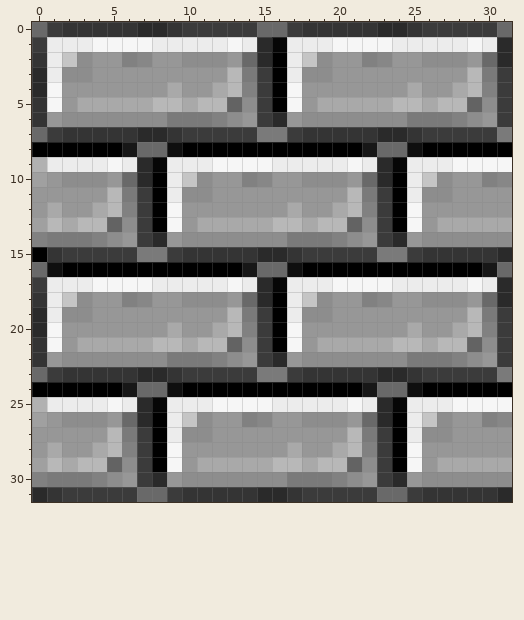
Pixel-art sprite, stored at core/assets/graphics/tile_images/TILE_FG_STONE_1.png. The picture above was drawn from the file before the commit.
The file is 32x32 pixels. Colours within 5 levels of each other are drawn and written as one.
Now the later version:
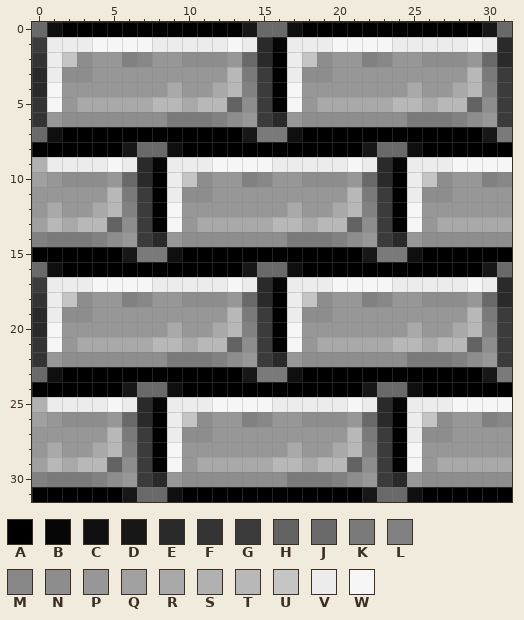
Palette (. is transparent): A #000000  B #060606  C #0f0f0f  D #171717  E #2a2a2a  F #343434  G #3b3b3b  H #636363  J #696969  K #7a7a7a  L #818181  M #878787  N #8d8d8d  P #979797  Q #a0a0a0  R #a9a9a9  S #b1b1b1  T #b8b8b8  U #c5c5c5  V #ececec  W #f6f6f6
The author wrote: Improved stone block textures.
Difference:
y 0: x 1..14 GFFFFFEEFGGGGG -> CAAAAAAAAAAAAD; x 17..30 GFFFFFEEFGGGGG -> CAAAAAAAAAAAAD
y 7: x 1..14 GFFFFFEEFGGGGG -> CAAAAAAAAAAAAD; x 17..30 GFFFFFEEFGGGGG -> CAAAAAAAAAAAAD
y 15: x 1..6 FGGGGG -> AAAAAD; x 9..22 GFFFFFEEFGGGGG -> CAAAAAAAAAAAAD; x 25..31 GFFFFFE -> CAAAAAA
y 23: x 1..14 GFFFFFEEFGGGGG -> CAAAAAAAAAAAAD; x 17..30 GFFFFFEEFGGGGG -> CAAAAAAAAAAAAD
y 31: x 0..6 EFGGGGG -> AAAAAAD; x 9..22 GFFFFFEEFGGGGG -> CAAAAAAAAAAAAD; x 25..31 GFFFFFE -> CAAAAAA
Changed places in both pictures, as pixel boxes (x1, y1, x2, y2):
changed: (47, 22, 497, 37)
changed: (47, 127, 497, 142)
changed: (47, 247, 512, 262)
changed: (47, 367, 497, 382)
changed: (32, 487, 512, 502)
